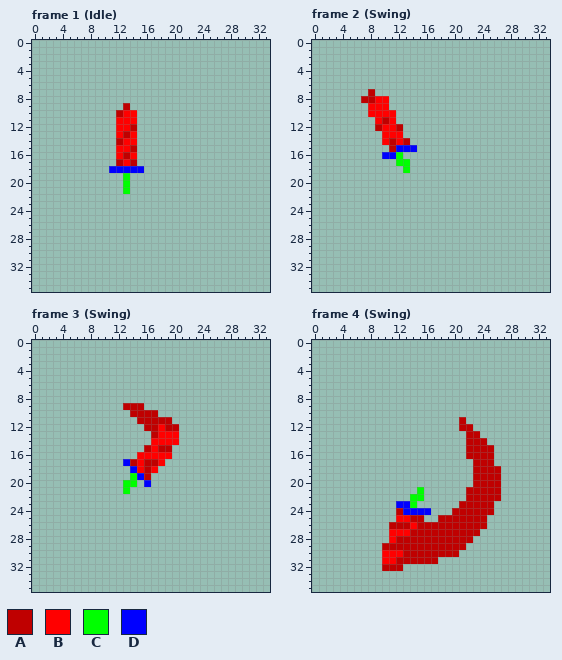
Two versions of one pixel-art file, assets/sword.ase. Above, as it was before the edit.
34x36 pixels, 11 frames. Shown: frame 1 (Idle), frame 2 (Swing), frame 3 (Swing), frame 4 (Swing). The commit also changed other frames, which this record leaves out.
Palette (. is transparent): A #bf0000  B #ff0000  C #00ff00  D #0000ff
Pixels before, frame 1 (Idle), first column x 11:
 9 ..A..
10 .ABB.
11 .BBB.
12 .BBA.
13 .BAB.
14 .ABB.
15 .BBA.
16 .BAB.
17 .ABA.
18 DDDDD
19 ..C..
20 ..C..
21 ..C..
Pixels before, frame 2 (Swing), first column x 7:
 7 .A......
 8 AABB....
 9 .BBB....
10 .BBBB...
11 ..BAB...
12 ..ABBA..
13 ...BBB..
14 ...BABA.
15 ....ADDD
16 ...DDC..
17 .....CC.
18 ......C.
Pixels before, frame 3 (Swing), first column x 13:
 9 AAA.....
10 .AAAA...
11 ..AAAAA.
12 ...AABAA
13 ....ABBB
14 ....BBBB
15 ...ABAA.
16 ..BBBBB.
17 DABAAB..
18 .DBAB...
19 .CDA....
20 CC.D....
21 C.......
Pixels before, frame 4 (Swing), first column x 10:
11 ...........A.....
12 ...........AA....
13 ............AA...
14 ............AAA..
15 ............AAAA.
16 ............AAAA.
17 .............AAA.
18 .............AAAA
19 .............AAAA
20 .............AAAA
21 .....C......AAAAA
22 ....CC......AAAAA
23 ..DDC......AAAAA.
24 ..ADDDD...AAAAAA.
25 ..BBAA..AAAAAAA..
26 .AAABAAAAAAAAAA..
27 .BBBAAAAAAAAAA...
28 .BAAAAAAAAAAA....
29 AAAAAAAAAAAA.....
30 BBBAAAAAAAA......
31 BBAAAAAA.........
32 AAA..............
New version:
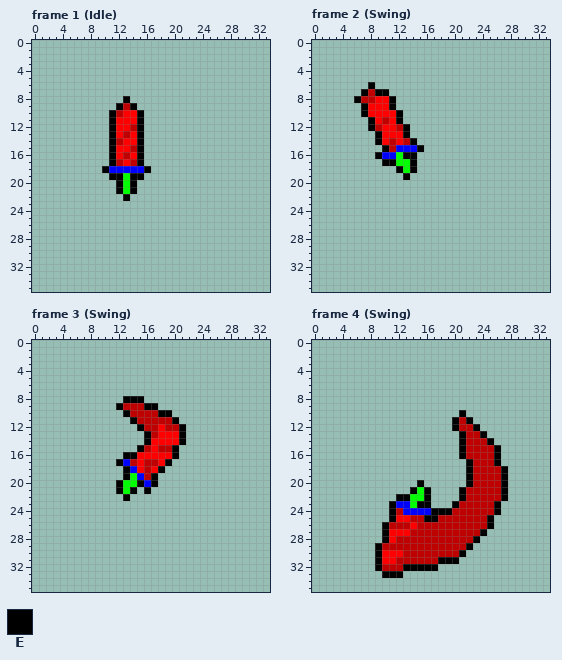
Colours new in this view: E #000000
From old to new:
Frame 1 (Idle):
Colour E now appears in row 8 at x 13; in row 9 at x 12 and 14; in rows 10 to 17 at x 11 and 15; in row 18 at x 10 and 16; in row 19 at x 11 to 12 and 14 to 15; in rows 20 to 21 at x 12 and 14.
Colour E now appears in row 22 at x 13.
Frame 2 (Swing):
Colour E now appears in row 6 at x 8; in row 7 at x 7 and 9 to 10; in row 8 at x 6 and 11; in row 9 at x 7 and 11; in row 10 at x 7 and 12; in row 11 at x 8 and 12.
Colour E now appears in row 12 at x 8 and 13; in row 13 at x 9 and 13; in row 14 at x 9 and 14; in row 15 at x 10 and 15; in row 16 at x 9 and 13 to 14; in row 17 at x 10 to 11 and 14.
Colour E now appears in row 18 at x 12 and 14; in row 19 at x 13.
Frame 3 (Swing):
Colour E now appears in row 8 at x 13 to 15; in row 9 at x 12 and 16 to 17; in row 10 at x 13 and 18 to 19; in row 11 at x 14 and 20; in row 12 at x 15 and 21; in rows 13 to 14 at x 16 and 21.
Colour E now appears in row 15 at x 15 and 20; in row 16 at x 13 to 14 and 20; in row 17 at x 12 and 19; in row 18 at x 13 and 18; in row 19 at x 13 and 17; in row 20 at x 12, 15 and 17.
Colour E now appears in row 21 at x 12, 14 and 16; in row 22 at x 13.
Frame 4 (Swing):
Colour E now appears in row 10 at x 21; in row 11 at x 20 and 22; in row 12 at x 20 and 23; in row 13 at x 21 and 24; in row 14 at x 21 and 25; in rows 15 to 16 at x 21 and 26.
Colour E now appears in row 17 at x 22 and 26; in rows 18 to 19 at x 22 and 27; in row 20 at x 15, 22 and 27; in row 21 at x 14, 16, 21 and 27; in row 22 at x 12 to 13, 16, 21 and 27; in row 23 at x 11, 15 to 16, 20 and 26.
Colour E now appears in row 24 at x 11, 17 to 19 and 26; in row 25 at x 11, 16 to 17 and 25; in row 26 at x 10 and 25; in row 27 at x 10 and 24; in row 28 at x 10 and 23; in row 29 at x 9 and 22.
Colour E now appears in row 30 at x 9 and 21; in row 31 at x 9 and 18 to 20; in row 32 at x 9 and 13 to 17; in row 33 at x 10 to 12.
Where, in picture pixels (left, top, right, bottom), the same in both pictures:
added: (102, 96, 151, 201)
added: (354, 82, 424, 180)
added: (116, 396, 186, 501)
added: (375, 410, 508, 578)
